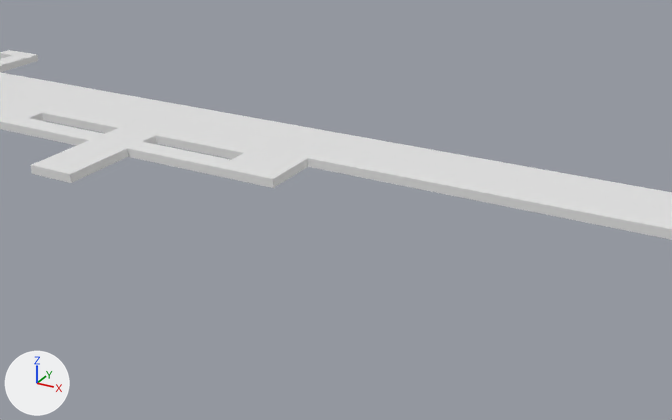
The FBX model Assets/Models/B1F.fbx as it was, and as the next commit left it.
The view is the same before and after, from a 50 mm camera at (55.4, 20.3, 5.4) aimed at (14.6, 94.6, -31.7). The lights are fixed; the arrows at lower left show +X, +Y and +Z. The picture after the commit comes second. Where no turn or scale is listed for an object, it has been applied to the vertices.

Objects in the first picture: '地下1階コンコース', '忘れ物センター前通路'.
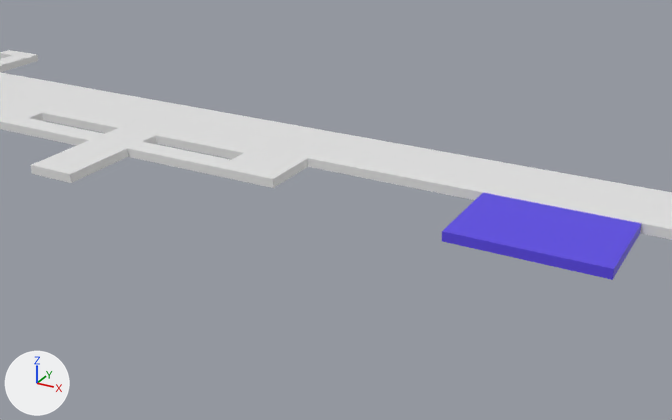
The change in detail:
Material 'トイレ' (mat_トイレ) is new.
Its base color is (0.106, 0.0657, 0.8) (blue #5c48e7).
Mesh me_立方体_152 is new.
It is a box spanning x -7.7..7.7, y -5.2..5.2, z -0.5..0.5.
It uses material mat_トイレ (blue #5c48e7).
Object 'トイレ_B1F' (ob_トイレ_b1f) is new; it shows me_立方体_152.
Its location is (34.77, 96.81, -30.52).

What differs and where, as boxes (x1, y1, x2, y2) in the pictures (672 x 420 px):
'トイレ_B1F', added (blue)
    after: (442, 193, 642, 280)
